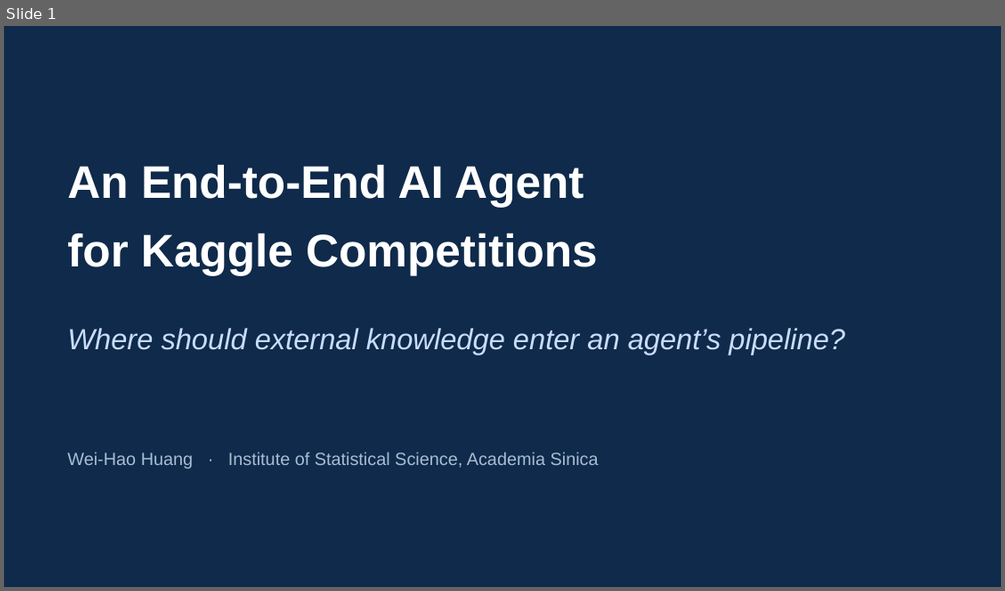
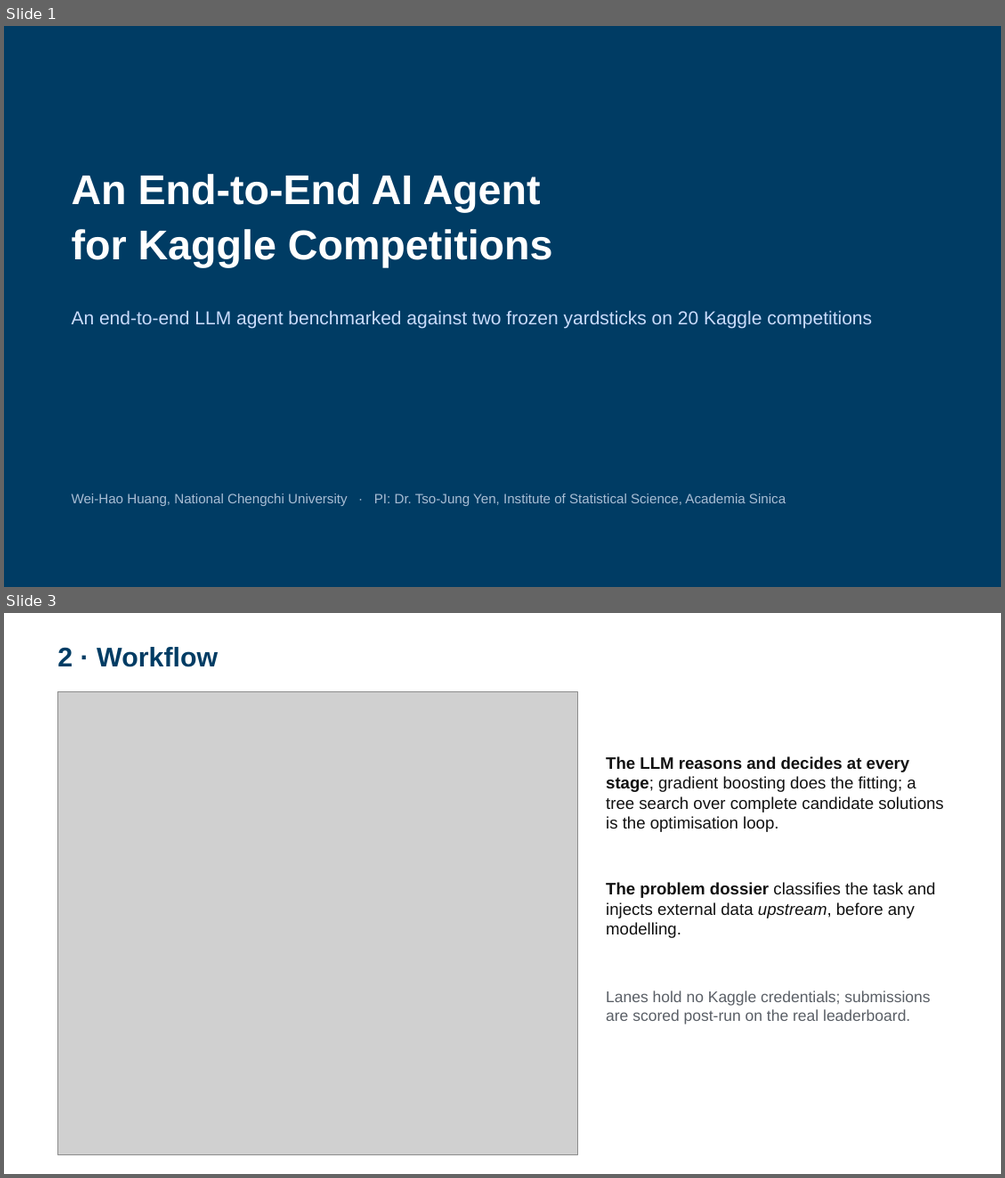
Before and after one commit to 930731haohao-afk/kaggle-agent, a slide deck: docs/presentation/slides_4min.pptx. Shown one above the other, each under a label of ours: slide 1 before the commit, slides 1 and 3 after it; the slides between them are not shown. The pictures are 1005x591 and 1005x1178 pixels, drawn with LibreOffice and Linux fonts; fonts in the diff are those of the drawing; grey boxes stand for pictures. Boxes give left, top, right and bottom in pixels: in the first picture for what was removed or moved away, otherwise in the second. Text is boxed around its words. In the diff, an @@ line names an element or a change of style, - is before the commit and + after.

```diff
--- a/docs/presentation/slides_4min.pptx
+++ b/docs/presentation/slides_4min.pptx
@@ slide 3 added at bbox=[4, 613, 1001, 1174], background #FFFFFF @@
@@ text added at bbox=[57, 647, 218, 667], 26 pt, text #003C64, bold @@
+2 · Workflow
@@ picture added at bbox=[57, 691, 577, 1154] @@
@@ text added at bbox=[606, 756, 943, 832], 16 pt, text #111111 @@
+The LLM reasons and decides at every stage; gradient boosting does the fitting; a tree search over complete candidate solutions is the optimisation loop.
@@ text added at bbox=[606, 882, 935, 938], 16 pt, text #111111 @@
+The problem dossier classifies the task and injects external data upstream, before any modelling.
@@ text added at bbox=[606, 990, 930, 1024], 15 pt, text #5A5F66 @@
+Lanes hold no Kaggle credentials; submissions are scored post-run on the real leaderboard.
@@ slide 1 changed as well @@
@@ background #0F2A4A to #003C64 @@
@@ text "An End-to-End AI Agent": place and size @@
-text "An End-to-End AI Agent" at bbox=[67, 164, 598, 275]
+text "An End-to-End AI Agent" at bbox=[72, 174, 553, 267]
@@ text "An End-to-End AI Agent" at bbox=[72, 174, 553, 267]: size 44 to 40 pt; line spacing 1.25 to 1.1 @@
@@ text at bbox=[72, 310, 872, 329]: text changed; size 28 to 18 pt; italic off @@
-Where should external knowledge enter an agent’s pipeline?
+An end-to-end LLM agent benchmarked against two frozen yardsticks on 20 Kaggle competitions
@@ text at bbox=[72, 493, 785, 506]: text changed; size 17 to 13 pt @@
-Wei-Hao Huang · Institute of Statistical Science, Academia Sinica
+Wei-Hao Huang, National Chengchi University · PI: Dr. Tso-Jung Yen, Institute of Statistical Science, Academia Sinica
```
Also in this commit, not shown: 4 other slides added, 5 slides removed, 10 other files.
